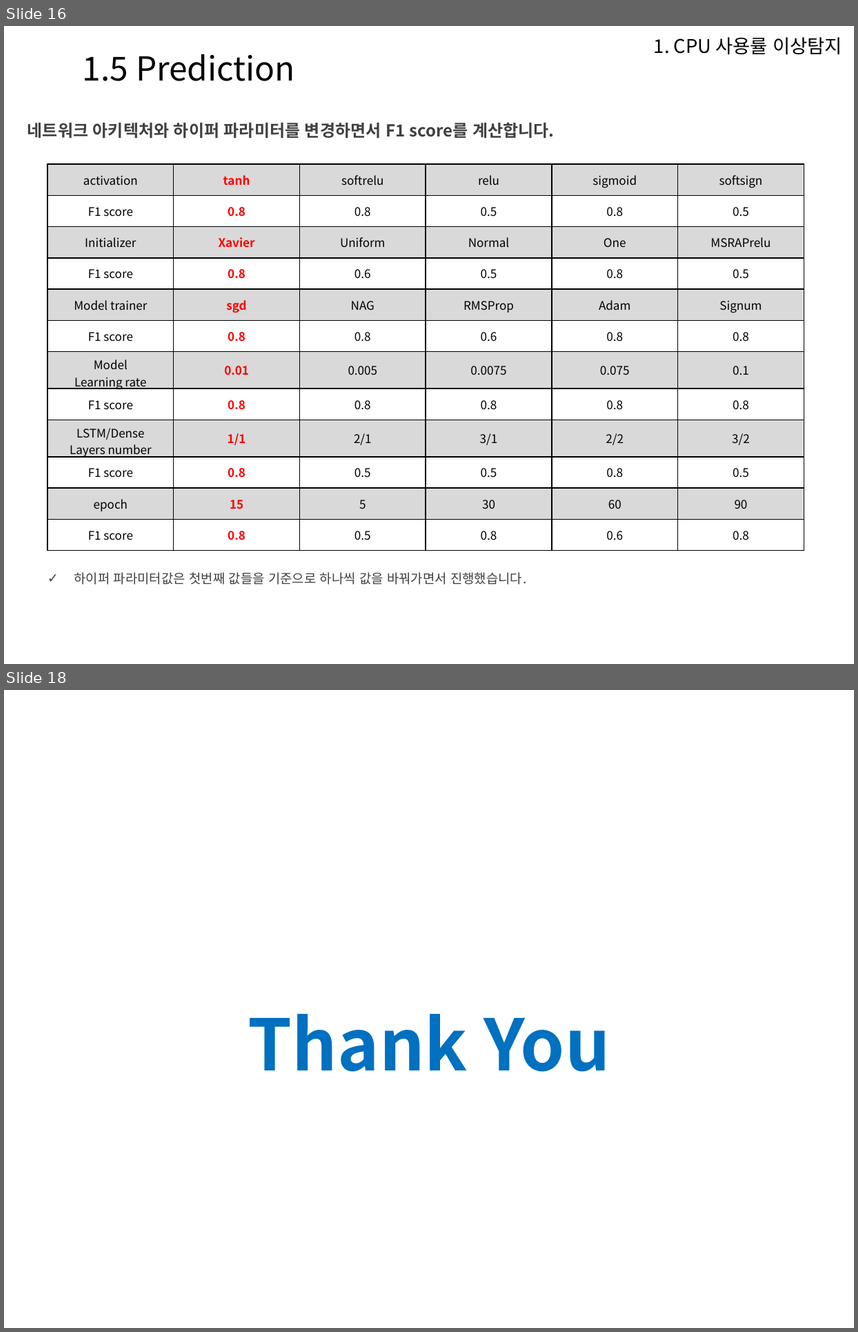
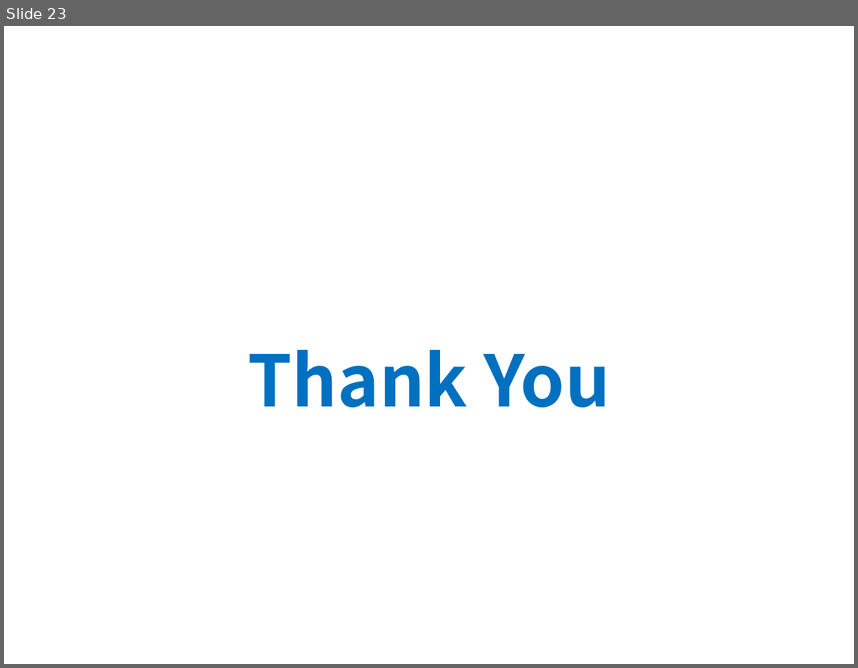
Before and after one commit to Heechul90/Tensorflow_RNN, a slide deck: text_generation/text_generation.pptx. Shown one above the other, each under a label of ours: slides 16 and 18 before the commit, slide 23 after it; the slides between them are not shown. The pictures are 858x1332 and 858x668 pixels, drawn with LibreOffice and Linux fonts; fonts in the diff are those of the drawing; background and template pictures are left out. Boxes give left, top, right and bottom in pixels: in the first picture for what was removed or moved away, otherwise in the second. Text is boxed around its words. In the diff, an @@ line names an element or a change of style, - is before the commit and + after.

Commit message:
text generation using rnn and lstm

```diff
--- a/text_generation/text_generation.pptx
+++ b/text_generation/text_generation.pptx
@@ slide 16 removed at [4,26,854,664], background picture (left out) @@
@@ text removed at [654,37,842,55] @@
-1. CPU 사용률 이상탐지
@@ text removed at [83,54,295,81] @@
-1.5 Prediction
@@ text removed at [27,122,554,138] @@
-네트워크 아키텍처와 하이퍼 파라미터를 변경하면서 F1 score를 계산합니다.
@@ table removed at [47,164,802,550], 12 rows, 6 columns @@
-activation | tanh | softrelu | relu | sigmoid | softsign
-F1 score | 0.8 | 0.8 | 0.5 | 0.8 | 0.5
-Initializer | Xavier | Uniform | Normal | One | MSRAPrelu
-F1 score | 0.8 | 0.6 | 0.5 | 0.8 | 0.5
-Model trainer | sgd | NAG | RMSProp | Adam | Signum
-F1 score | 0.8 | 0.8 | 0.6 | 0.8 | 0.8
-Model / Learning rate | 0.01 | 0.005 | 0.0075 | 0.075 | 0.1
-F1 score | 0.8 | 0.8 | 0.8 | 0.8 | 0.8
-LSTM/Dense / Layers number | 1/1 | 2/1 | 3/1 | 2/2 | 3/2
-F1 score | 0.8 | 0.5 | 0.5 | 0.8 | 0.5
-epoch | 15 | 5 | 30 | 60 | 90
-F1 score | 0.8 | 0.5 | 0.8 | 0.6 | 0.8
@@ text removed at [74,572,526,584] @@
-✓ 하이퍼 파라미터값은 첫번째 값들을 기준으로 하나씩 값을 바꿔가면서 진행했습니다.
@@ what was slide 18 is now slide 23 @@
```
Also in this commit, not shown: 22 slides added, 16 other slides removed, 1 other file.
